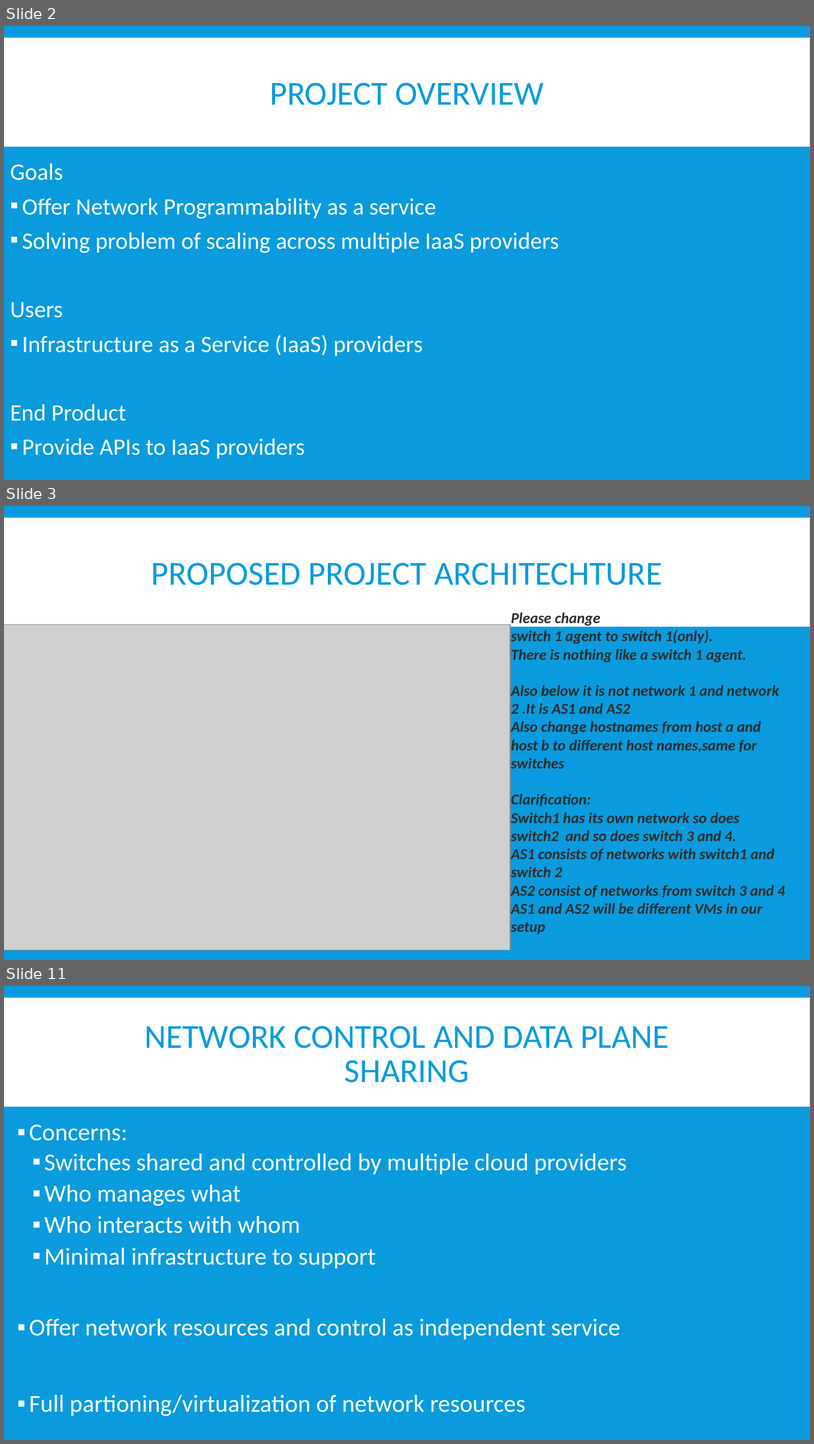
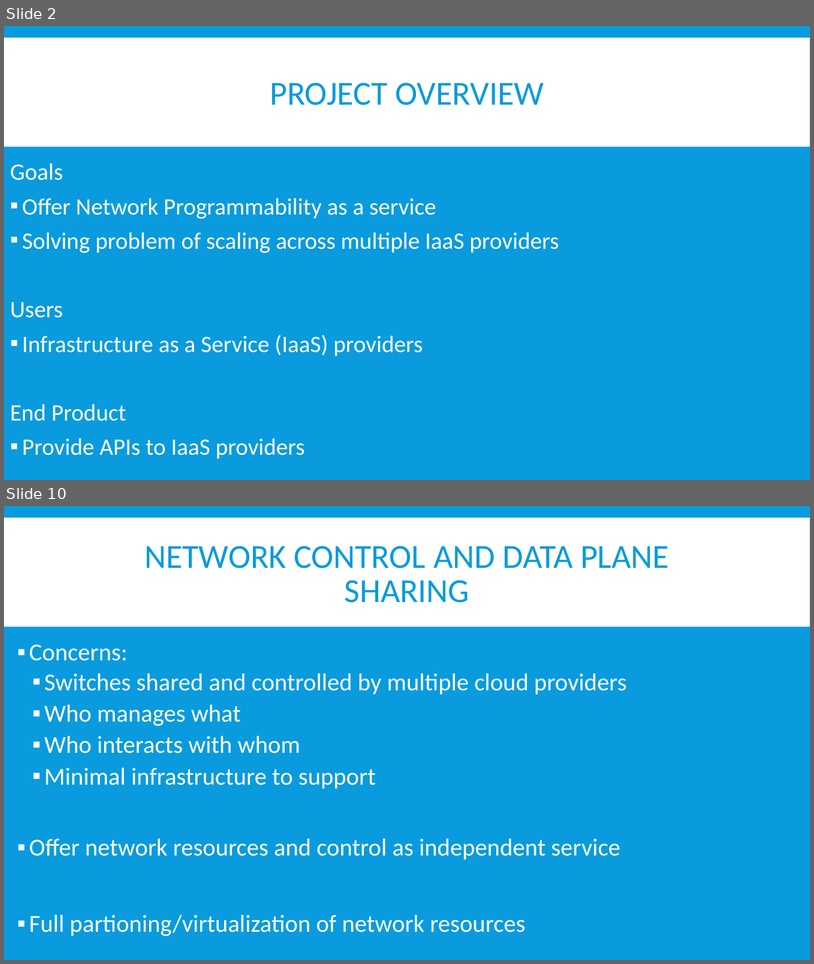
Before and after one commit to BU-NU-CLOUD-SP16/Network-Programmability-as-a-Service, a slide deck: Demo 1.pptx. Shown one above the other, each under a label of ours: slides 2, 3 and 11 before the commit, slides 2 and 10 after it; the slides between them are not shown. The pictures are 814x1444 and 814x964 pixels, drawn with LibreOffice and Linux fonts; fonts in the diff are those of the drawing; grey boxes stand for pictures. Boxes give left, top, right and bottom in pixels: in the first picture for what was removed or moved away, otherwise in the second. Text is boxed around its words. In the diff, an @@ line names an element or a change of style, - is before the commit and + after.

```diff
--- a/Demo 1.pptx
+++ b/Demo 1.pptx
@@ slide 3 removed at (4, 506, 810, 960), background #099BDD; not listed: 1 template element that a slide beside it also shows @@
@@ title removed at (152, 562, 662, 585) @@
-PROPOSED PROJECT ARCHITECHTURE
@@ text removed at (511, 612, 786, 934) @@
-Please change
-switch 1 agent to switch 1(only).
-There is nothing like a switch 1 agent.
-Also below it is not network 1 and network 2 .It is AS1 and AS2
-Also change hostnames from host a and host b to different host names,same for switches
-Clarification:
-Switch1 has its own network so does switch2 and so does switch 3 and 4.
-AS1 consists of networks with switch1 and switch 2
-AS2 consist of networks from switch 3 and 4
-AS1 and AS2 will be different VMs in our setup
@@ picture removed at (4, 625, 511, 949) @@
@@ what was slide 11 is now slide 10 @@
```
Also in this commit, not shown: 5 slides changed, 4 slides added, 5 other slides removed.
